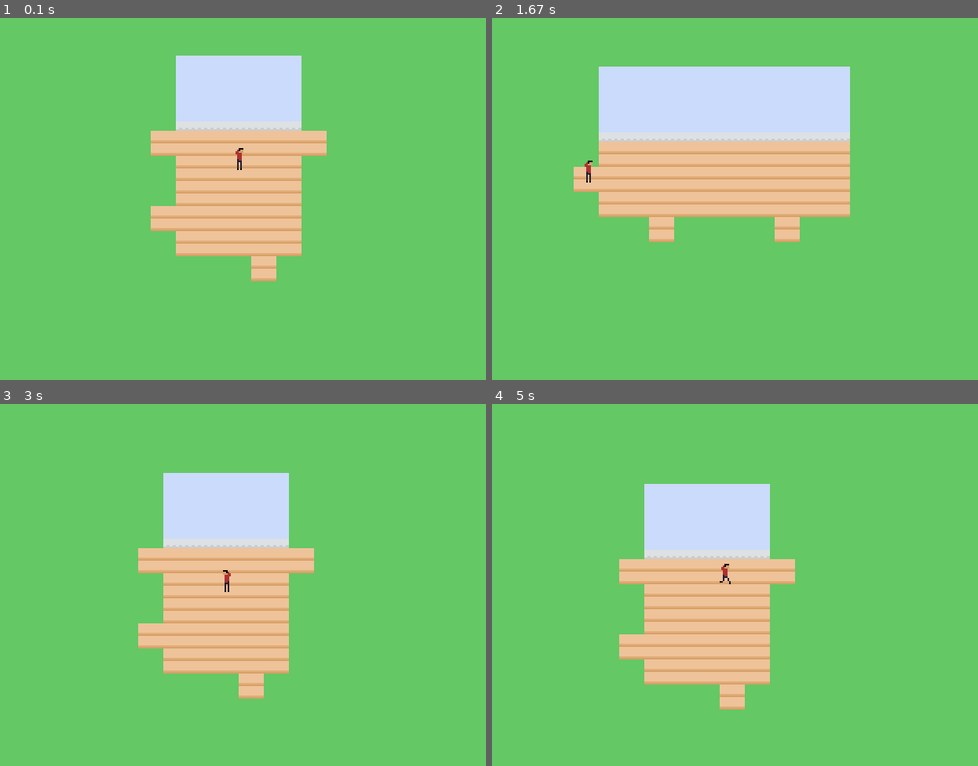
Above: before the commit, frames 1-4 (two rows, left to right).
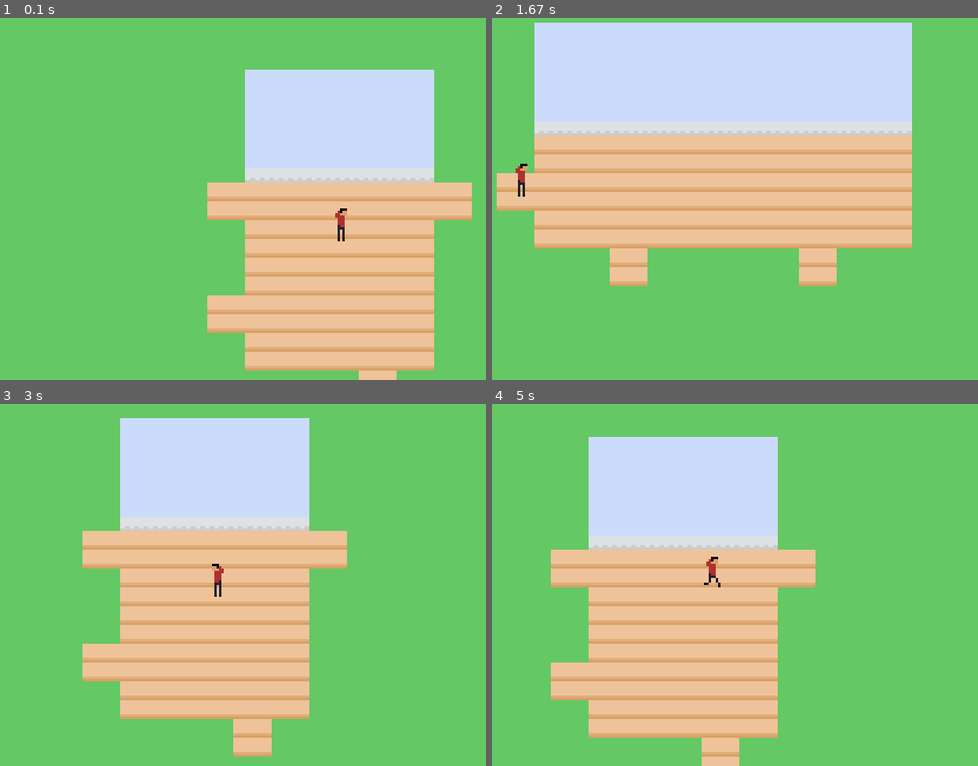
Above: after the commit, the same moments.

Repository: Galgunn/PygamePracticeNew
Game: pygame game, started from PadlockGamePractice/game.py
The game is run twice, just before and just after one commit, with the same random seed, the same clock (stepped at 60 frames per second) and the same inputs.
Inputs:
- Up to frame 1 (0.1 s): no input
- Up to frame 2 (1.67 s): hold Right 0.33-0.8 s; hold Up 0.83-1.13 s; hold Right 1.17-1.63 s
- Up to frame 3 (3 s): hold Left 1.67-2.2 s; hold Down 2.23-2.53 s; hold Left 2.57-2.97 s
- Up to frame 4 (5 s): hold Up 3-3.37 s; hold Right 3.4-4.03 s; hold Down 4.07-4.43 s; hold Left 4.47-4.93 s; hold Right from 4.97 s (still down)

The runs differ from the first frame. In frame 1, 39% of the frame differs, in the area x 31-98%, y 10-100%; in frame 2, 35%; in frame 3, 26%; in frame 4, 26%.

Commit message:
random files and menu

Diff:
--- a/PadlockGamePractice/game.py
+++ b/PadlockGamePractice/game.py
@@ -13,7 +13,7 @@
         self.screen = pygame.display.set_mode((WINDOW_WIDTH, WINDOW_HEIGHT))
         pygame.display.set_caption('Practicing')
         self.clock = pygame.time.Clock()
-        self.display = pygame.Surface((WINDOW_WIDTH / 2, WINDOW_HEIGHT / 2))
+        self.display = pygame.Surface((WINDOW_WIDTH / 3, WINDOW_HEIGHT / 3))
 
         self.assets = {
             'player': load_image('player/idle/right/00.png'),
@@ -31,7 +31,7 @@
         self.tilemap = Tilemap(self, 16)
         self.load_level('living_room')
 
-        self.player = Player(self, (0, 0), (5, 5))
+        self.player = Player(self, (0, 0), (6, 5))
         self.movement = [False, False, False, False]
         self.player.pos = [150, 100]
 
@@ -47,8 +47,8 @@
 
             #print(self.player.last_room)
 
-            self.scroll[0] += (self.player.rect().centerx - self.display.get_width() / 2 - self.scroll[0]) / 50
-            self.scroll[1] += (self.player.rect().centery - self.display.get_height() / 2 - self.scroll[1]) / 50
+            self.scroll[0] += (self.player.rect().centerx - self.display.get_width() / 2 - self.scroll[0]) / 30
+            self.scroll[1] += (self.player.rect().centery - self.display.get_height() / 2 - self.scroll[1]) / 30
             render_scroll = (int(self.scroll[0]), int(self.scroll[1]))
 
             self.tilemap.render(self.display, offset=render_scroll)
--- /dev/null
+++ b/PadlockGamePractice/menus.py
@@ -0,0 +1,30 @@
+from scripts.utils import draw_text
+import pygame, sys
+
+pygame.init()
+
+WINDOW_WIDTH = 640
+WINDOW_HEIGHT = 480
+screen = pygame.display.set_mode((WINDOW_WIDTH, WINDOW_HEIGHT))
+clock = pygame.time.Clock()
+font = pygame.Font(None, 40)
+
+class MainMenu():
+    def __init__(self):
+        self.display = pygame.Surface((WINDOW_WIDTH - 100, WINDOW_HEIGHT - 100))
+
+    def run(self):
+        while True:
+            self.display.fill((255, 255, 255))
+            draw_text('main menu', font, (255, 0, 0), self.display, 0, 0)
+            for event in pygame.event.get():
+                if event.type == pygame.QUIT:
+                    pygame.quit()
+                    sys.exit()
+
+            pygame.display.flip()
+            screen.blit(self.display, (50, 50))
+            clock.tick(60)
+
+if __name__ == '__main__':
+    MainMenu().run()
--- a/PadlockGamePractice/scripts/entities.py
+++ b/PadlockGamePractice/scripts/entities.py
@@ -38,7 +38,6 @@
         for spawn in spawns:
             spawn_name = spawn.get_room_name()
             if self.last_room == spawn_name:
-                print(spawn_name)
                 if dir == 'left':
                     self.pos = spawn.left_spawnpoint
                 if dir == 'right':
--- a/PadlockGamePractice/scripts/utils.py
+++ b/PadlockGamePractice/scripts/utils.py
@@ -19,6 +19,12 @@
     for map_name in os.listdir(BASE_MAP_PATH):
         maps.append(map_name.split('.')[0])
     return maps
+
+def draw_text(text, font, color, surface, x, y):
+    textobj = font.render(text, 1, color)
+    textrect = textobj.get_rect()
+    textrect.topleft = (x, y)
+    surface.blit(textobj, textrect)
 
 class Spritesheet():
     def __init__(self, img, size):
--- /dev/null
+++ b/random/draw_text.py
@@ -0,0 +1,16 @@
+import pygame, sys
+
+pygame.init()
+
+display = pygame.display.set_mode((500, 500))
+clock = pygame.time.Clock()
+run = True
+
+while run:
+    for event in pygame.event.get():
+        if event.type == pygame.QUIT:
+            pygame.quit()
+            sys.exit()
+
+    pygame.display.flip()
+    clock.tick(60)
